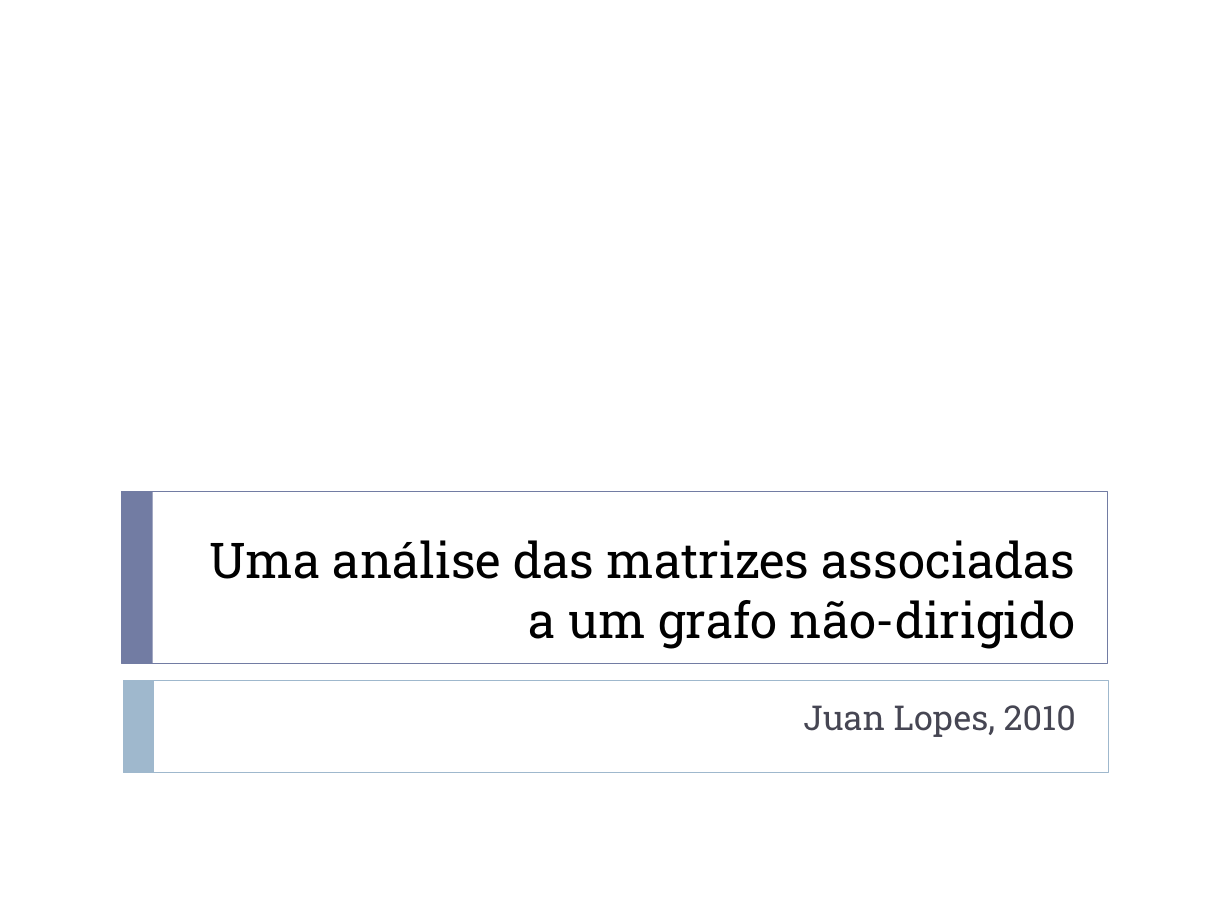
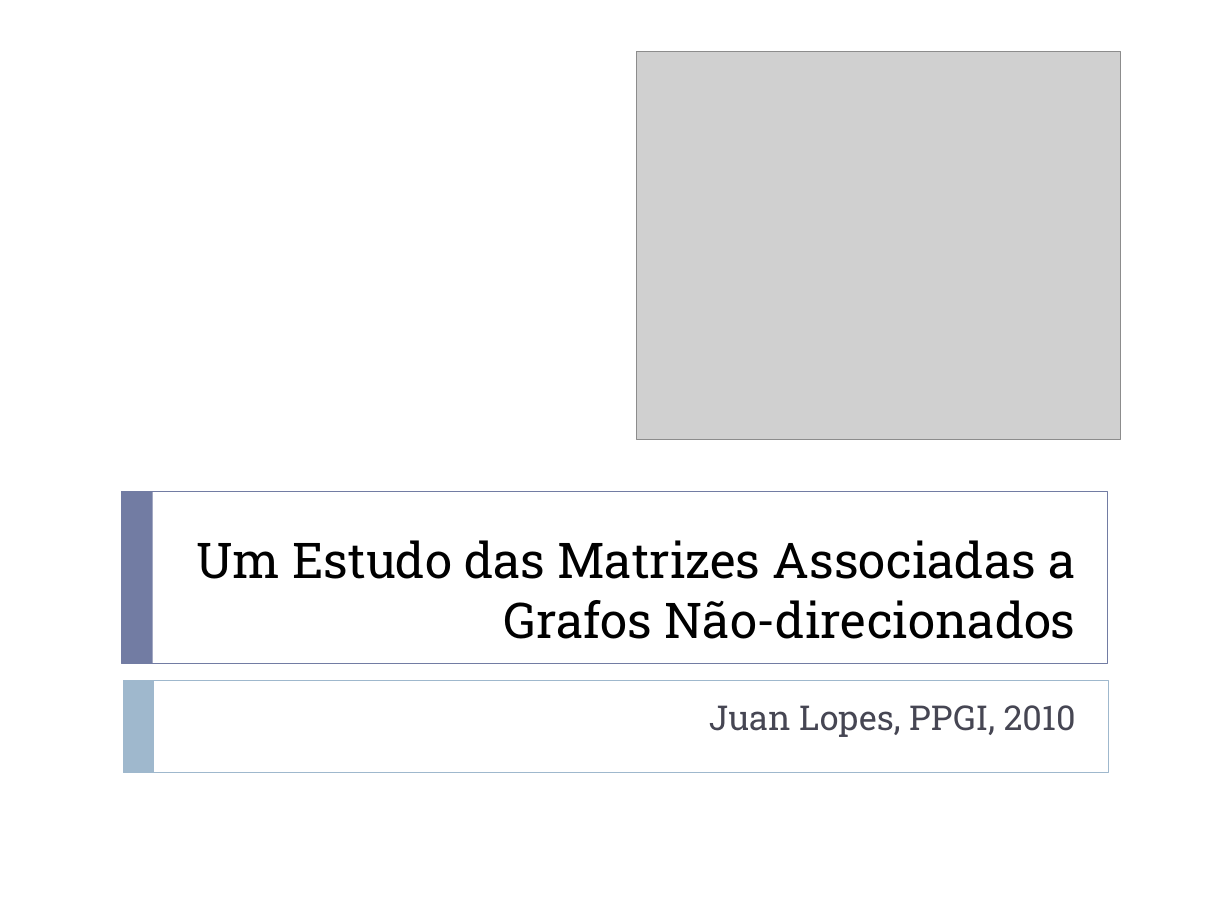
Before and after one commit to juanplopes/ppgi-alc-graphs, a slide deck: slide 1 of doc/Apresentacao.pptx. Drawn at 1232x924 pixels with LibreOffice and Linux fonts; fonts in the diff are those of the drawing; grey boxes stand for pictures. Boxes give left, top, right and bottom in pixels: in the first picture for what was removed or moved away, otherwise in the second. Text is boxed around its words. In the diff, an @@ line names an element or a change of style, - is before the commit and + after.

```diff
--- a/doc/Apresentacao.pptx
+++ b/doc/Apresentacao.pptx
@@ picture added at bbox=[637, 52, 1121, 440] @@
@@ title at bbox=[196, 540, 1076, 639]: text changed @@
-Uma análise das matrizes associadas a um grafo não-dirigido
+Um Estudo das Matrizes Associadas a Grafos Não-direcionados
@@ subtitle at bbox=[709, 705, 1076, 737]: text changed @@
-Juan Lopes, 2010
+Juan Lopes, PPGI, 2010
```
Also in this commit, not shown: 4 other slides changed, 7 slides added.
